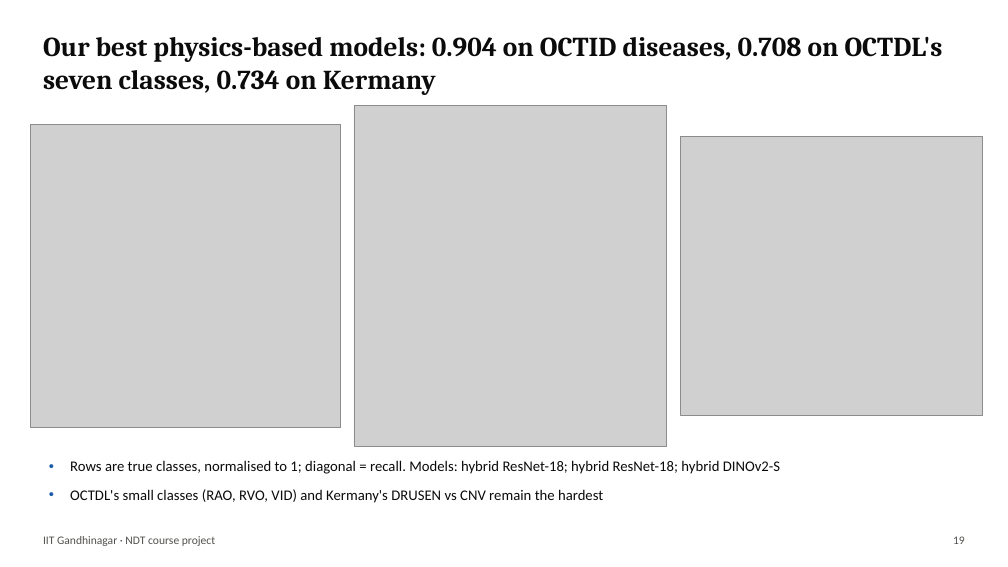
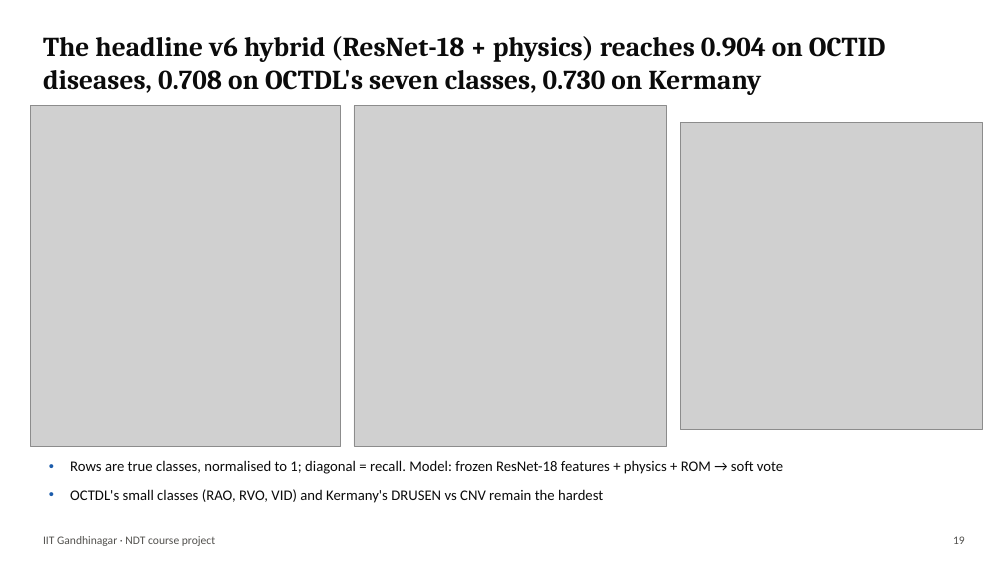
Before and after one commit to Harsh-jain12/retinal-oct-physics-ml, a slide deck: slide 19 of presentation/Retinal_OCT_Physics_ML.pptx. Drawn at 1008x567 pixels with LibreOffice and Linux fonts; fonts in the diff are those of the drawing; grey boxes stand for pictures. Boxes give left, top, right and bottom in pixels: in the first picture for what was removed or moved away, otherwise in the second. Text is boxed around its words. In the diff, an @@ line names an element or a change of style, - is before the commit and + after.

```diff
--- a/presentation/Retinal_OCT_Physics_ML.pptx
+++ b/presentation/Retinal_OCT_Physics_ML.pptx
@@ text at (43,36,886,95): text changed @@
-Our best physics-based models: 0.904 on OCTID diseases, 0.708 on OCTDL's seven classes, 0.734 on Kermany
+The headline v6 hybrid (ResNet-18 + physics) reaches 0.904 on OCTID diseases, 0.708 on OCTDL's seven classes, 0.730 on Kermany
@@ picture: place and size @@
-picture at (30,125,340,427)
+picture at (30,106,340,446)
@@ picture: place and size @@
-picture at (681,137,983,415)
+picture at (681,123,983,430)
@@ text at (70,460,783,474): text changed @@
-• Rows are true classes, normalised to 1; diagonal = recall. Models: hybrid ResNet-18; hybrid ResNet-18; hybrid DINOv2-S
+• Rows are true classes, normalised to 1; diagonal = recall. Model: frozen ResNet-18 features + physics + ROM → soft vote
```
Also in this commit, not shown: 8 other slides changed, 2 slides added, 20 other files.
